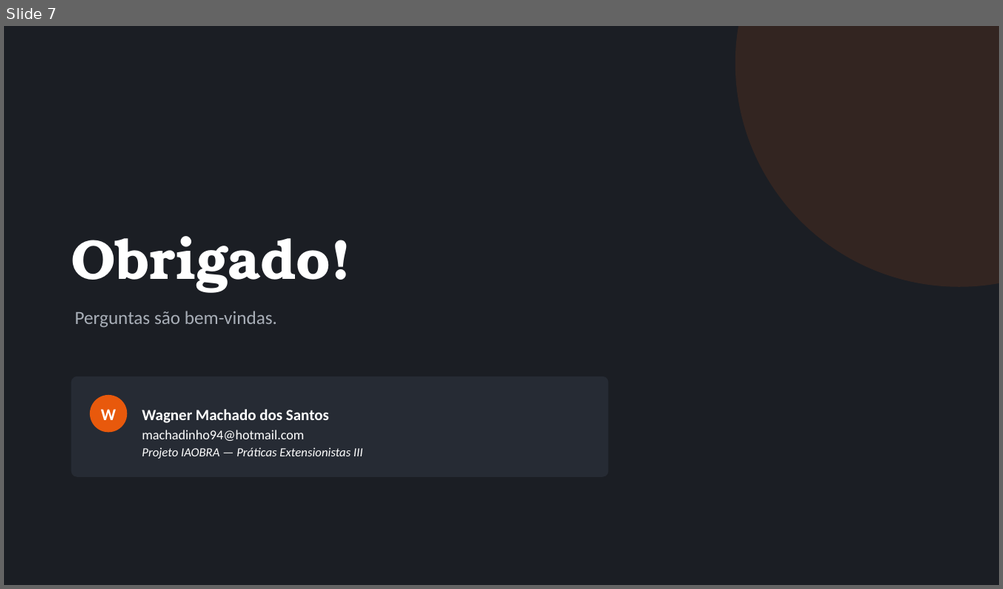
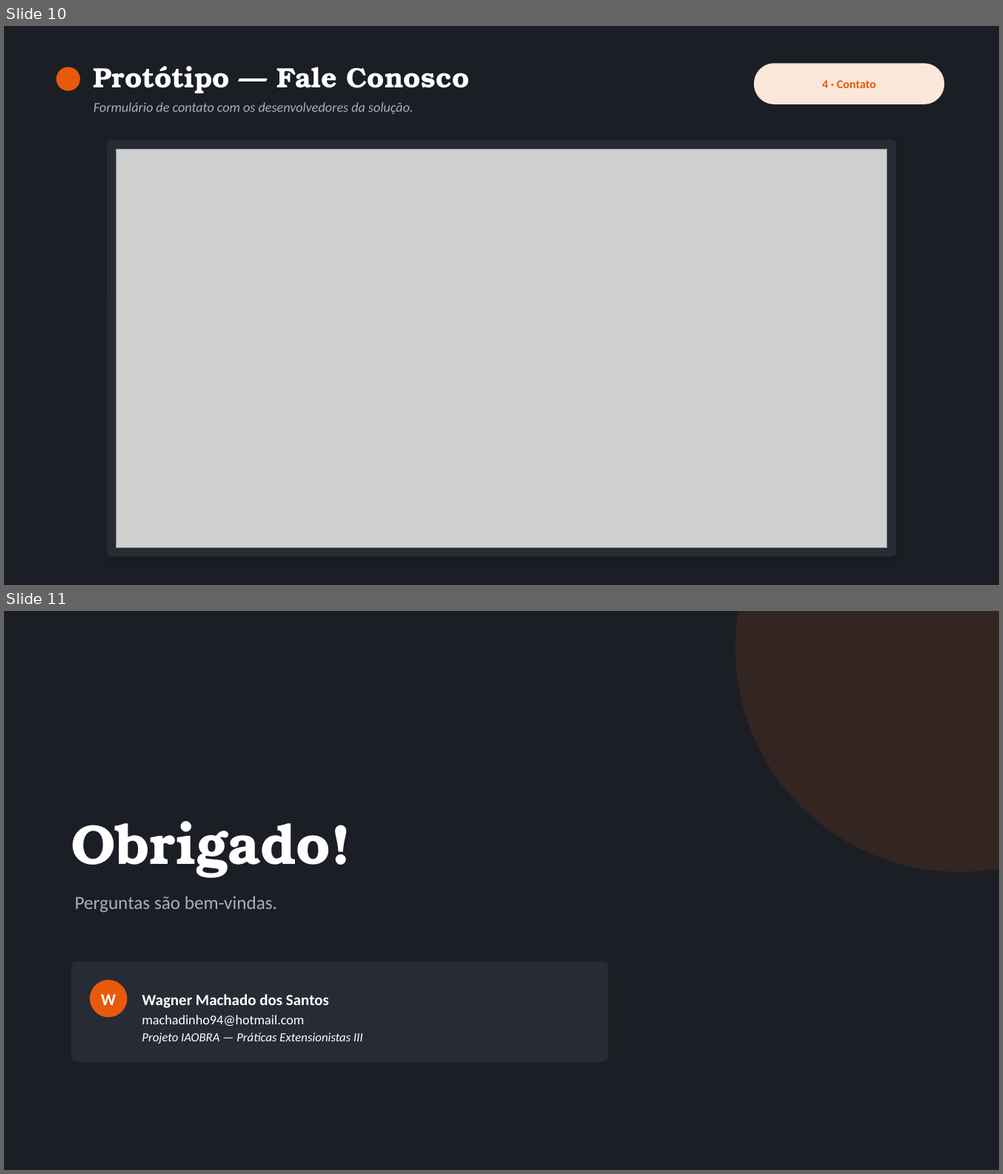
Before and after one commit to machadods/iaobra, a slide deck: doc/IAOBRA_Apresentacao.pptx. Shown one above the other, each under a label of ours: slide 7 before the commit, slides 10 and 11 after it. The pictures are 1003x589 and 1003x1174 pixels, drawn with LibreOffice and Linux fonts; fonts in the diff are those of the drawing; grey boxes stand for pictures. Boxes give left, top, right and bottom in pixels: in the first picture for what was removed or moved away, otherwise in the second. Text is boxed around its words. In the diff, an @@ line names an element or a change of style, - is before the commit and + after.

```diff
--- a/doc/IAOBRA_Apresentacao.pptx
+++ b/doc/IAOBRA_Apresentacao.pptx
@@ slide 10 added at [4, 26, 999, 585], background #1B1E24 @@
@@ ellipse added at [57, 67, 80, 91], fill #E8590C @@
@@ text added at [94, 66, 469, 93], 27 pt, text #FFFFFF, bold @@
+Protótipo — Fale Conosco
@@ rounded rectangle added at [754, 63, 944, 104], fill #FBE7DA @@
@@ text added at [822, 80, 876, 88], 11.5 pt, text #E8590C, bold @@
+4 · Contato
@@ text added at [94, 102, 413, 114], 13 pt, text #A9AFB8, italic @@
+Formulário de contato com os desenvolvedores da solução.
@@ rounded rectangle added at [107, 140, 896, 557], fill #262B34 @@
@@ picture added at [116, 149, 887, 548] @@
@@ what was slide 7 is now slide 11 @@
```
Also in this commit, not shown: 5 slides changed, 3 other slides added, 9 other files.
